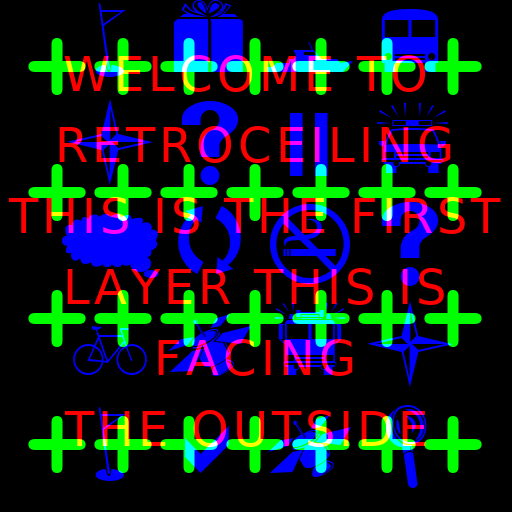
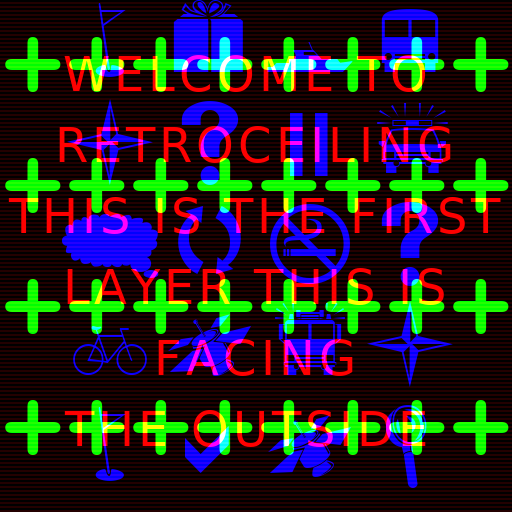
Layer changes from the first (512, 512) image to the second:
added layer "Layer" (addition, 14%) above "weov ..." over [0, 2, 512, 512]
renamed "+++++++ ..." to "++++++++ ...", painted on it over [5, 37, 509, 473]
